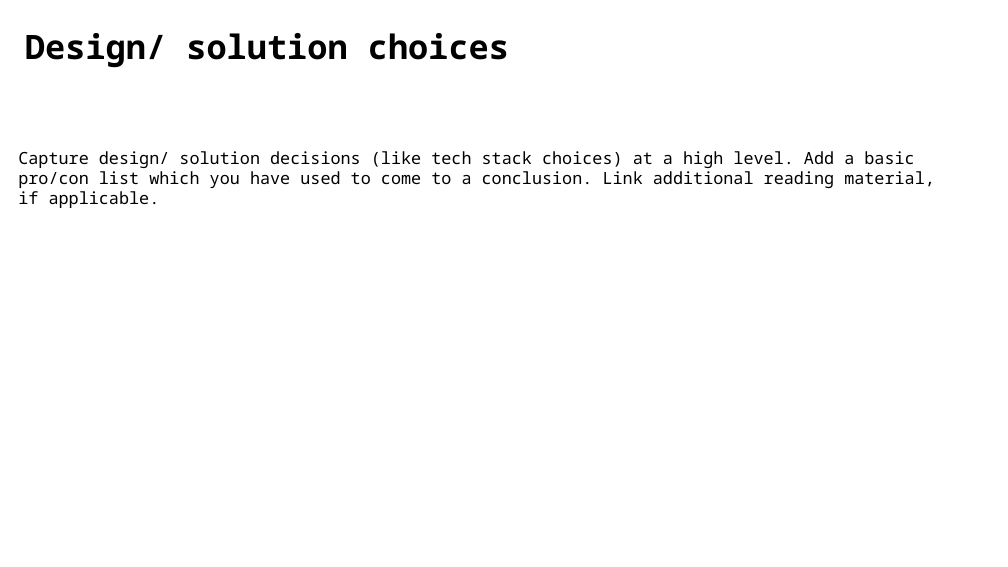
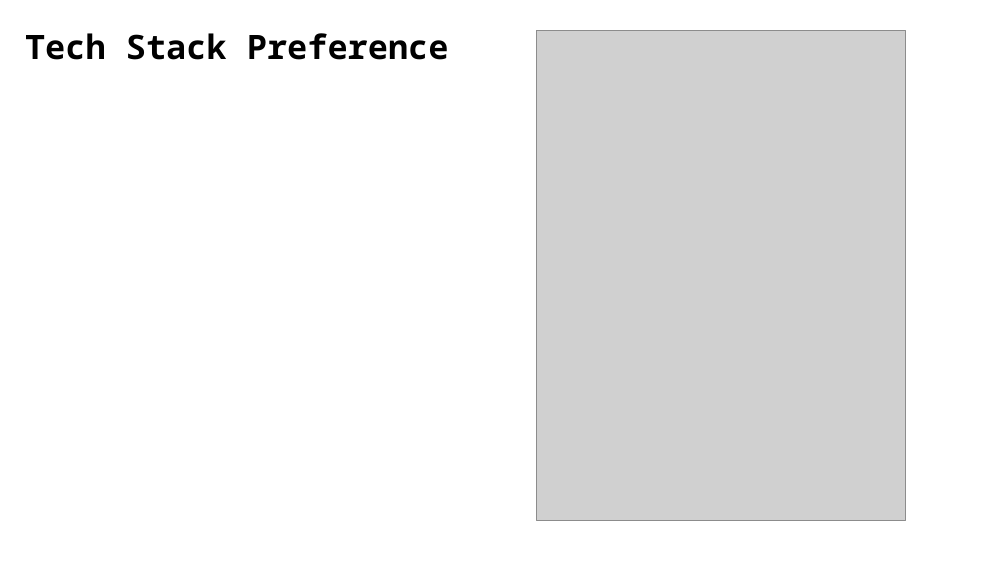
Before and after one commit to Debanitrkl/FlipkartGrid, a slide deck: slide 9 of GRiD_ Fashion Intelligence Systems_The Ignitors_NIT Rourkela.pptx. Drawn at 1008x567 pixels with LibreOffice and Linux fonts; fonts in the diff are those of the drawing; grey boxes stand for pictures; background and template pictures are left out. Boxes give left, top, right and bottom in pixels: in the first picture for what was removed or moved away, otherwise in the second. Text is boxed around its words. In the diff, an @@ line names an element or a change of style, - is before the commit and + after.

```diff
--- a/GRiD_ Fashion Intelligence Systems_The Ignitors_NIT Rourkela.pptx
+++ b/GRiD_ Fashion Intelligence Systems_The Ignitors_NIT Rourkela.pptx
@@ text at box(25, 33, 449, 60): text changed @@
-Design/ solution choices
+Tech Stack Preference
@@ picture added at box(536, 30, 905, 520) @@
@@ text removed at box(18, 151, 935, 208) @@
-Capture design/ solution decisions (like tech stack choices) at a high level. Add a basic pro/con list which you have used to come to a conclusion. Link additional reading material, if applicable.
```
Also in this commit, not shown: 3 other slides changed.
